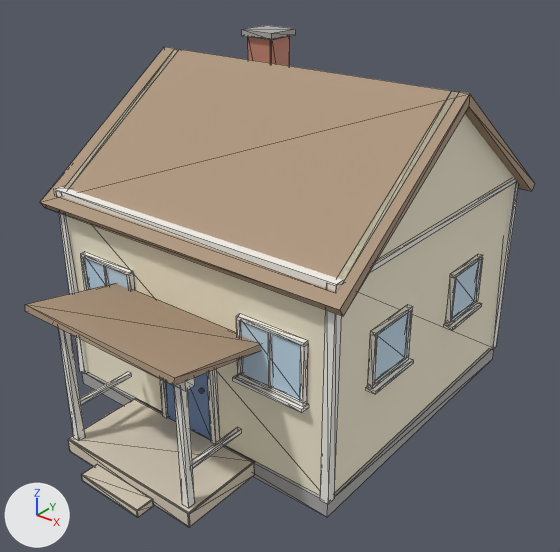
Before and after pictures for a commit that changed the glTF model Data/SampleProjects/PaperKid/Sources/HouseCreamModel.glb.
The view is the same before and after, from a camera (50 mm lens) standing at (8.4, -10.95, 8.88) and looking at (0.38, -0.92, 2.67). The axes (+X, +Y, +Z) are drawn at lower left. The lights are the same throughout. The older version comes first. Mesh edges are drawn as thin lines. Vertices at exactly the same position are counted once.

Objects in the first picture: 'HouseCreamModel'.
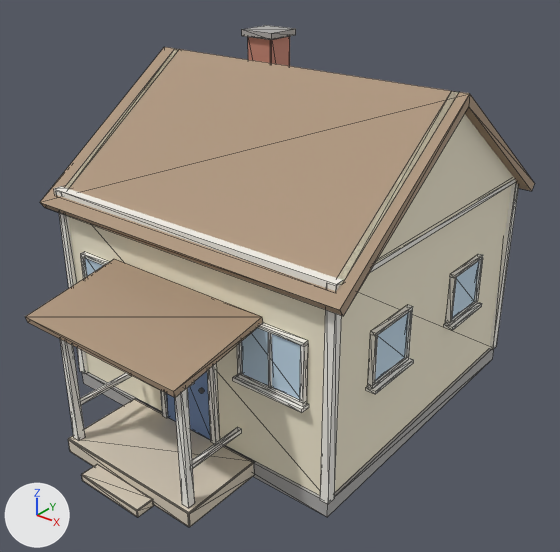
Commit message: PaperKid: porch roofs shed away from the houses

What differs and where, as boxes [x1, y1, x2, y2] in the pictures (560 x 552 px; the box of a moved part takes in the faces that stretch with it):
part 1 of me_housecreammodel, moved or reshaped: before [25, 283, 261, 385]; after [25, 259, 263, 398]
part 2 of me_housecreammodel, moved or reshaped: before [162, 371, 216, 444]; after [164, 367, 216, 444]

Diff of the bpy script that builds the scene:
```diff
--- a/Data/SampleProjects/PaperKid/Sources/HouseCreamModel.glb.py
+++ b/Data/SampleProjects/PaperKid/Sources/HouseCreamModel.glb.py
@@ me_housecreammodel @@
 me_housecreammodel.from_pydata(...)  # 768 vertices, 1340 faces; spans x -3.3..3.3, y -4.96..3.3, z 0.0..6.61
 # used by ob_housecreammodel; location = (0.0, 0.0, 0.0)
 # before: 87 (-0.55, -3.09, 2.57), 89 (-0.55, -2.99, 2.57), 91 (0.55, -3.09, 2.57), 93 (0.55, -2.99, 2.57)
-me_housecreammodel.vertices[472].co = (-1.7, -4.9, 2.91)  # pixel (25, 311)
-me_housecreammodel.vertices[473].co = (-1.7, -4.88, 3.02)  # pixel (25, 304)
-me_housecreammodel.vertices[474].co = (-1.7, -3.02, 2.58)
-me_housecreammodel.vertices[475].co = (-1.7, -3.0, 2.69)
-me_housecreammodel.vertices[476].co = (1.7, -4.9, 2.91)  # pixel (173, 385)
-me_housecreammodel.vertices[477].co = (1.7, -4.88, 3.02)  # pixel (174, 377)
-me_housecreammodel.vertices[478].co = (1.7, -3.02, 2.58)  # pixel (261, 350)
-me_housecreammodel.vertices[479].co = (1.7, -3.0, 2.69)
+# me_housecreammodel part 1
+me_housecreammodel.vertices[472].co = (-1.7, -4.89, 2.7)  # pixel (27, 322)
+me_housecreammodel.vertices[473].co = (-1.7, -4.91, 2.82)  # pixel (25, 316)
+me_housecreammodel.vertices[474].co = (-1.7, -2.99, 3.05)
+me_housecreammodel.vertices[475].co = (-1.7, -3.01, 3.17)  # pixel (114, 258)
+me_housecreammodel.vertices[476].co = (1.7, -4.89, 2.7)  # pixel (175, 397)
+me_housecreammodel.vertices[477].co = (1.7, -4.91, 2.82)  # pixel (173, 391)
+me_housecreammodel.vertices[478].co = (1.7, -2.99, 3.05)  # pixel (263, 322)
+me_housecreammodel.vertices[479].co = (1.7, -3.01, 3.17)  # pixel (262, 316)
+# me_housecreammodel part 2
+for i in [87, 89, 91, 93]: me_housecreammodel.vertices[i].co += Vector((0.0, 0.0, -0.12))
 me_housecreammodel.materials.append(mat_foundation)
```
